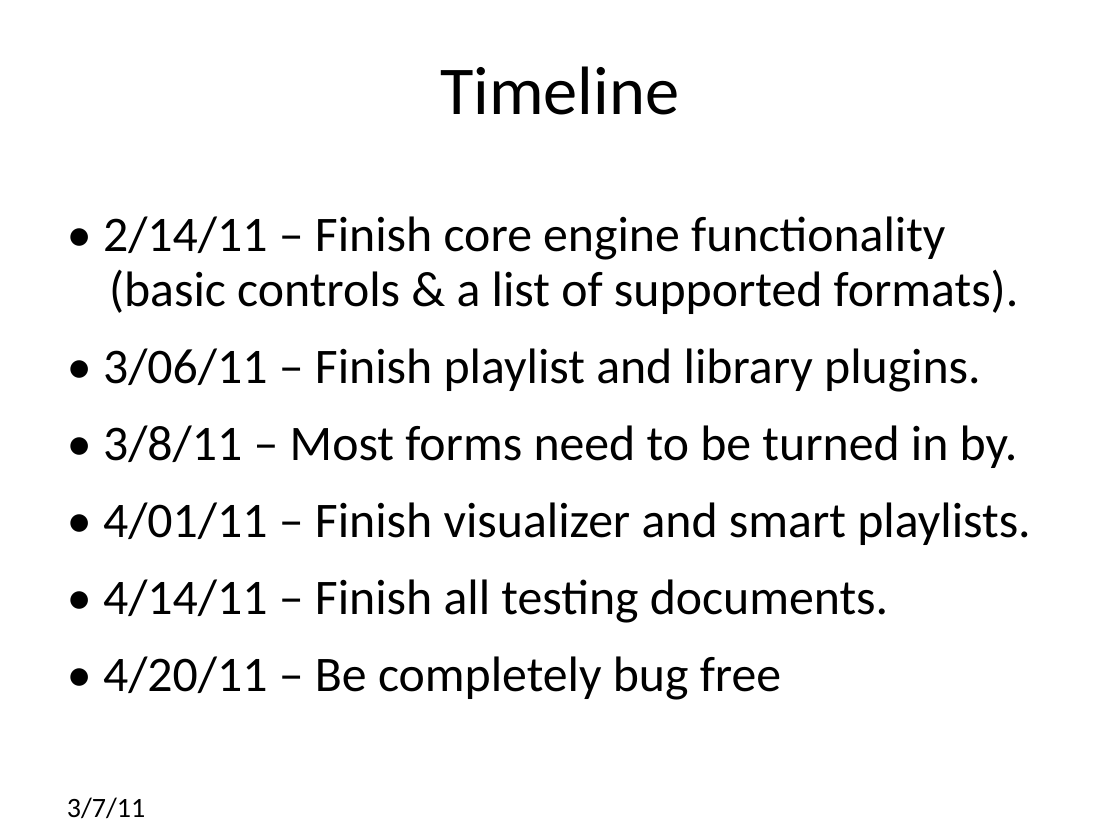
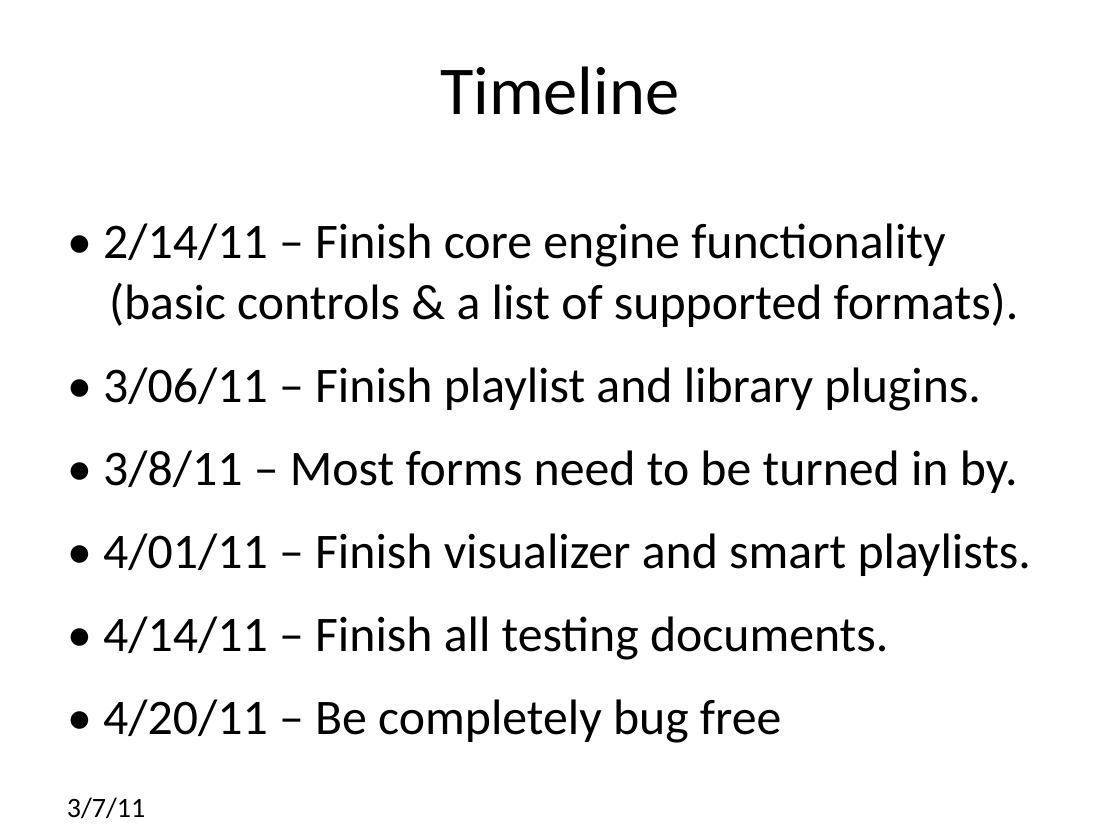
Before and after one commit to codebycliff/fractalblaster, a slide deck: slide 16 of trunk/doc/Mid-Semester Progress.ppt (slide 15 before the commit). Drawn at 1120x840 pixels with LibreOffice and Linux fonts; fonts in the diff are those of the drawing. Boxes give left, top, right and bottom in pixels: in the first picture for what was removed or moved away, otherwise in the second. Text is boxed around its words. In the diff, an @@ line names an element or a change of style, - is before the commit and + after.

```diff
--- a/trunk/doc/Mid-Semester Progress.ppt
+++ b/trunk/doc/Mid-Semester Progress.ppt
@@ text "• 2/14/11 – Finish core ..." at <box>103,223,1031,743</box>: indent changed; line spacing 0.92 to 1.02 @@
```
Also in this commit, not shown: 9 other slides changed, 1 slide added.
